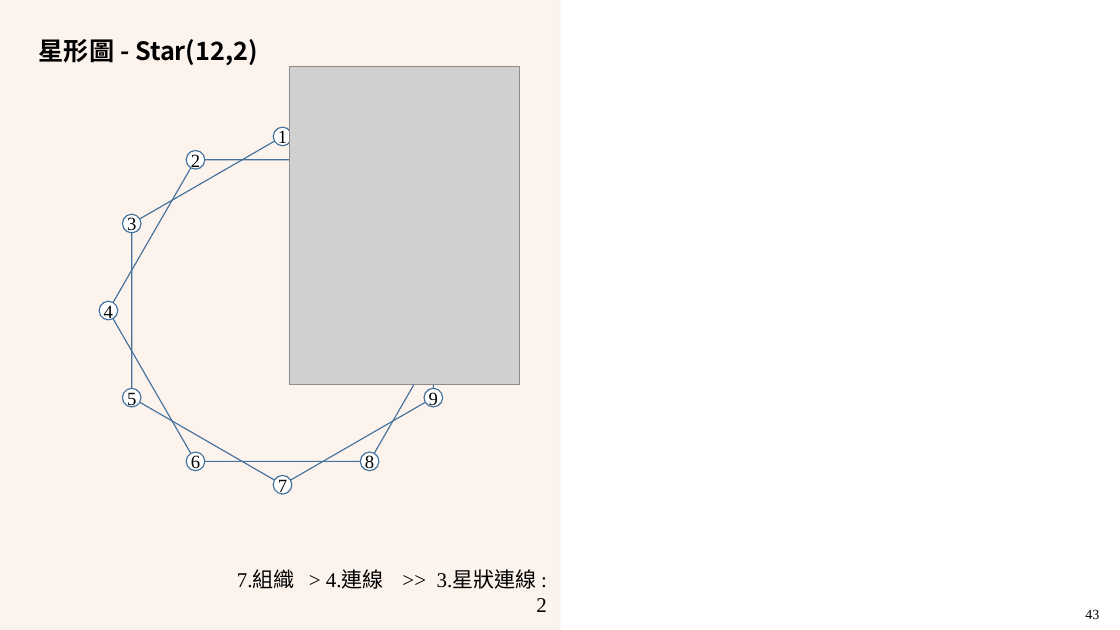
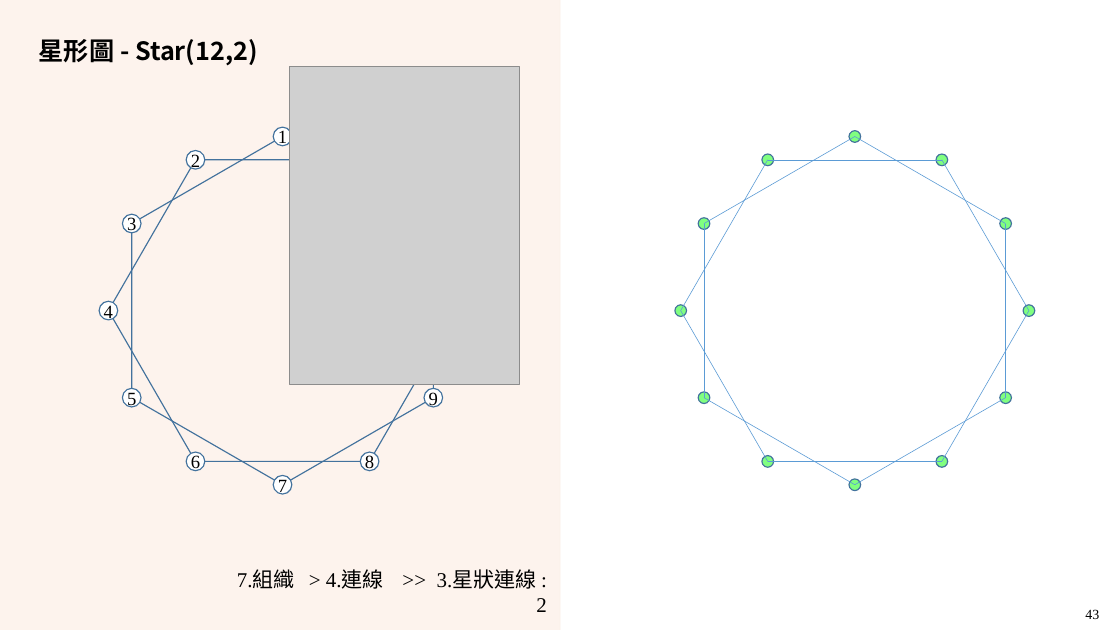
Before and after one commit to LittleD3092/My-Vault, a slide deck: slide 43 of Patterning and Drawing/6/AMA-數藝-6-規則篇-3-星形圖-2022-1202.pptx. Drawn at 1120x630 pixels with LibreOffice and Linux fonts; fonts in the diff are those of the drawing; grey boxes stand for pictures; background and template pictures are left out. Boxes give left, top, right and bottom in pixels: in the first picture for what was removed or moved away, otherwise in the second. Text is boxed around its words. In the diff, an @@ line names an element or a change of style, - is before the commit and + after.

```diff
--- a/Patterning and Drawing/6/AMA-數藝-6-規則篇-3-星形圖-2022-1202.pptx
+++ b/Patterning and Drawing/6/AMA-數藝-6-規則篇-3-星形圖-2022-1202.pptx
@@ group added at box(704, 136, 1006, 485): 6 lines @@
@@ group added at box(681, 160, 1029, 461): 6 lines @@
@@ group added at box(675, 131, 1035, 491): 12 ellipses @@
```
Also in this commit, not shown: 12 other slides changed, 2 other files.
